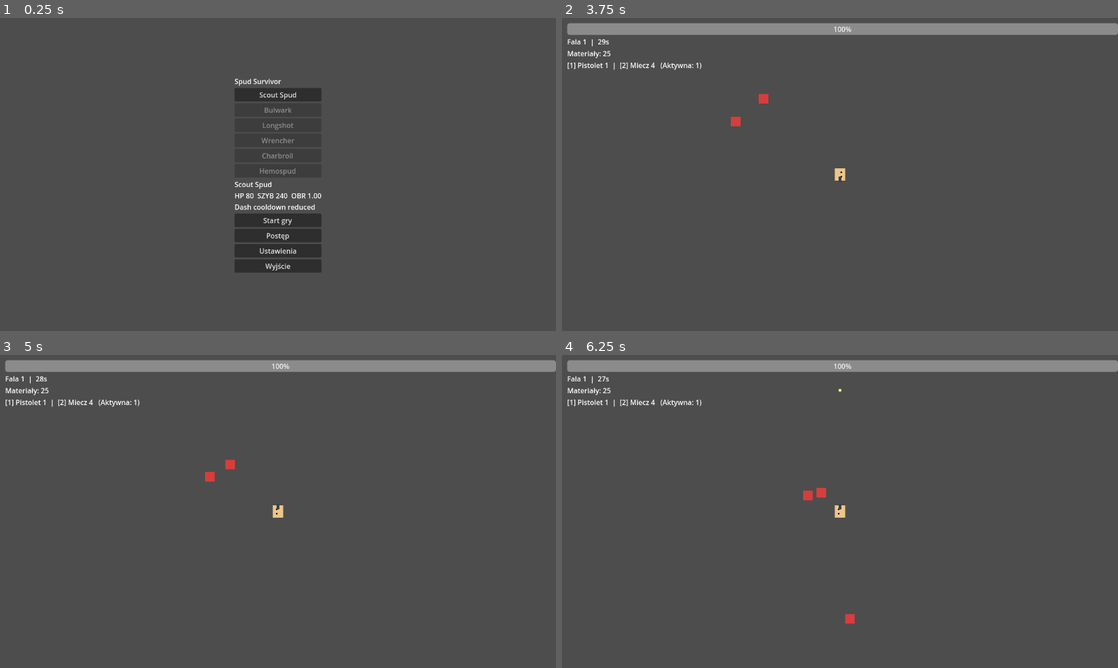
Above: before the commit, frames 1-4 (two rows, left to right).
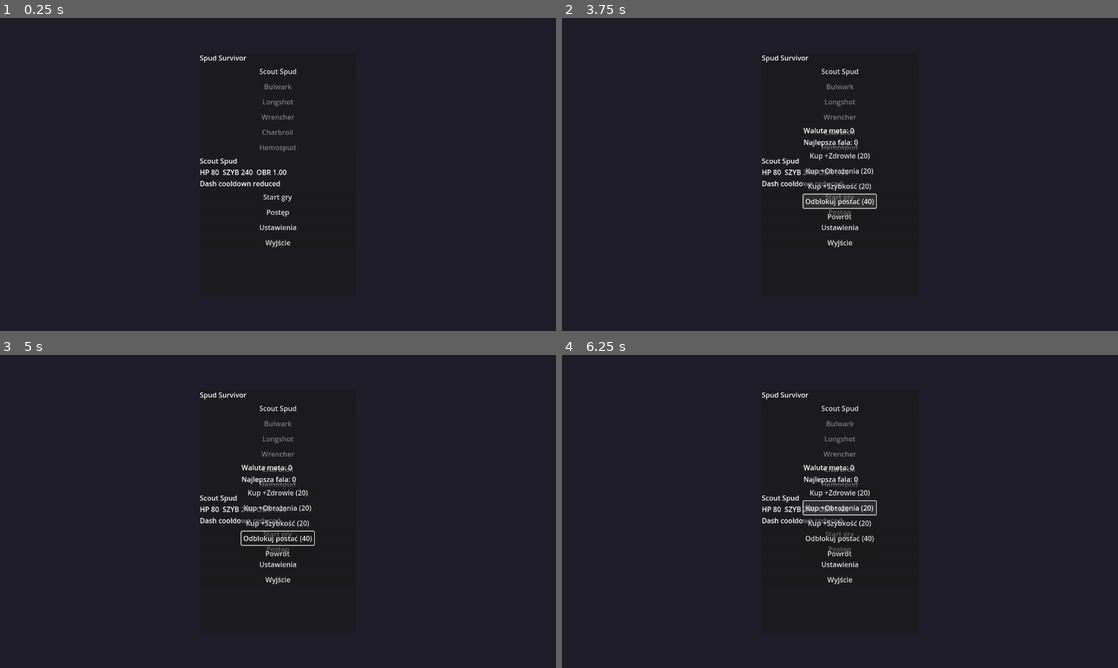
Above: after the commit, the same moments.

Repository: RavGGG/Gra
Game: Godot game, scene res://scenes/MainMenu.tscn
The game is run twice, just before and just after one commit, with the same random seed, the same clock (stepped at 60 frames per second) and the same inputs.
Inputs (mouse positions are in pixels of both pictures, inside the frame that each line leads up to):
- Up to frame 1 (0.25 s): no input
- Up to frame 2 (3.75 s): click "Postęp" at 0.5 s; click "Ustawienia" at 1.25 s; click "Wyjście" at 2 s; click "Start gry" at 2.75 s; click "Start gry" at 3.5 s
- Up to frame 3 (5 s): click (278, 408) at 4.25 s, where only the run after the commit has a clickable "Scout Spud"
- Up to frame 4 (6.25 s): click (840, 492) at 5 s, where only the run after the commit has a clickable "Kup +Zdrowie (20)"; click (840, 508) at 5.75 s, where only the run after the commit has a clickable "Kup +Obrażenia (20)"

The runs differ from the first frame. In frame 1, 97% of the frame differs, in the area x 0-100%, y 0-100%; in frame 2, 99%; in frame 3, 99%; in frame 4, 99%.

Commit message:
Stabilize shop flow, add ranged enemies, recoil, and visual redesign

Diff:
--- /dev/null
+++ b/scenes/EnemyProjectile.tscn
@@ -0,0 +1,19 @@
+[gd_scene load_steps=3 format=3]
+
+[ext_resource type="Script" path="res://scripts/EnemyProjectile.gd" id="1"]
+[sub_resource type="CircleShape2D" id="1"]
+radius = 4.0
+
+[node name="EnemyProjectile" type="Area2D"]
+collision_layer = 8
+collision_mask = 1
+script = ExtResource("1")
+
+[node name="Body" type="Polygon2D" parent="."]
+polygon = PackedVector2Array(-3, -3, 3, -3, 3, 3, -3, 3)
+color = Color(1, 0.35, 0.35, 1)
+
+[node name="CollisionShape2D" type="CollisionShape2D" parent="."]
+shape = SubResource("1")
+
+[connection signal="body_entered" from="." to="." method="_on_body_entered"]
--- a/scenes/Game.tscn
+++ b/scenes/Game.tscn
@@ -7,6 +7,23 @@
 
 [node name="Game" type="Node2D"]
 script = ExtResource("1")
+
+
+[node name="MapBG" type="ColorRect" parent="."]
+layout_mode = 1
+anchors_preset = 15
+anchor_right = 1.0
+anchor_bottom = 1.0
+grow_horizontal = 2
+grow_vertical = 2
+color = Color(0.08, 0.09, 0.1, 1)
+
+[node name="ArenaPlate" type="ColorRect" parent="."]
+offset_left = 80.0
+offset_top = 60.0
+offset_right = 1200.0
+offset_bottom = 660.0
+color = Color(0.11, 0.15, 0.19, 1)
 
 [node name="Player" parent="." instance=ExtResource("2")]
 position = Vector2(640, 360)
--- a/scenes/MainMenu.tscn
+++ b/scenes/MainMenu.tscn
@@ -11,6 +11,15 @@
 grow_vertical = 2
 script = ExtResource("1")
 
+[node name="BG" type="ColorRect" parent="."]
+layout_mode = 1
+anchors_preset = 15
+anchor_right = 1.0
+anchor_bottom = 1.0
+grow_horizontal = 2
+grow_vertical = 2
+color = Color(0.12, 0.11, 0.16, 1)
+
 [node name="Center" type="CenterContainer" parent="."]
 layout_mode = 1
 anchors_preset = 15
@@ -19,37 +28,41 @@
 grow_horizontal = 2
 grow_vertical = 2
 
-[node name="VBox" type="VBoxContainer" parent="Center"]
+[node name="Card" type="PanelContainer" parent="Center"]
+layout_mode = 2
+custom_minimum_size = Vector2(360, 560)
+
+[node name="VBox" type="VBoxContainer" parent="Center/Card"]
 layout_mode = 2
 
-[node name="Title" type="Label" parent="Center/VBox"]
+[node name="Title" type="Label" parent="Center/Card/VBox"]
 layout_mode = 2
 text = "Spud Survivor"
 
-[node name="CharacterList" type="VBoxContainer" parent="Center/VBox"]
+[node name="CharacterList" type="VBoxContainer" parent="Center/Card/VBox"]
 layout_mode = 2
 
-[node name="Details" type="Label" parent="Center/VBox"]
+[node name="Details" type="Label" parent="Center/Card/VBox"]
 layout_mode = 2
 text = ""
 
-[node name="Start" type="Button" parent="Center/VBox"]
+[node name="Start" type="Button" parent="Center/Card/VBox"]
 layout_mode = 2
 text = "Start gry"
 
-[node name="Unlocks" type="Button" parent="Center/VBox"]
+[node name="Unlocks" type="Button" parent="Center/Card/VBox"]
 layout_mode = 2
 text = "Postęp"
 
-[node name="Settings" type="Button" parent="Center/VBox"]
+[node name="Settings" type="Button" parent="Center/Card/VBox"]
 layout_mode = 2
 text = "Ustawienia"
 
-[node name="Quit" type="Button" parent="Center/VBox"]
+[node name="Quit" type="Button" parent="Center/Card/VBox"]
 layout_mode = 2
 text = "Wyjście"
 
-[connection signal="pressed" from="Center/VBox/Start" to="." method="_on_start_pressed"]
-[connection signal="pressed" from="Center/VBox/Unlocks" to="." method="_on_unlocks_pressed"]
-[connection signal="pressed" from="Center/VBox/Settings" to="." method="_on_settings_pressed"]
-[connection signal="pressed" from="Center/VBox/Quit" to="." method="_on_quit_pressed"]
+[connection signal="pressed" from="Center/Card/VBox/Start" to="." method="_on_start_pressed"]
+[connection signal="pressed" from="Center/Card/VBox/Unlocks" to="." method="_on_unlocks_pressed"]
+[connection signal="pressed" from="Center/Card/VBox/Settings" to="." method="_on_settings_pressed"]
+[connection signal="pressed" from="Center/Card/VBox/Quit" to="." method="_on_quit_pressed"]
--- a/scenes/ShopPanel.tscn
+++ b/scenes/ShopPanel.tscn
@@ -70,10 +70,11 @@
 
 [node name="Tooltip" type="PanelContainer" parent="."]
 visible = false
-offset_left = 560.0
-offset_top = 140.0
+mouse_filter = 2
+offset_left = 520.0
+offset_top = 160.0
 offset_right = 790.0
-offset_bottom = 290.0
+offset_bottom = 350.0
 
 [node name="Label" type="Label" parent="Tooltip"]
 layout_mode = 2
--- a/scripts/Enemy.gd
+++ b/scripts/Enemy.gd
@@ -8,6 +8,7 @@
 var hp := 20.0
 var player: Node2D
 var attack_cooldown := 0.0
+var shoot_cooldown := 0.0
 
 func _ready() -> void:
 	hp = max_hp
@@ -18,9 +19,11 @@
 	if not is_instance_valid(player):
 		return
 	attack_cooldown = max(0.0, attack_cooldown - delta)
+	shoot_cooldown = max(0.0, shoot_cooldown - delta)
 
-	var desired = (player.global_position - global_position).normalized()
-	# Lekkie rozpychanie stada, aby wróg nie blokował całkiem ruchu gracza.
+	var to_player = player.global_position - global_position
+	var desired = to_player.normalized()
+
 	for other in get_tree().get_nodes_in_group("enemies"):
 		if other == self:
 			continue
@@ -29,12 +32,27 @@
 		if dist > 0.0 and dist < 26.0:
 			desired += offset.normalized() * (26.0 - dist) * 0.05
 
-	velocity = desired.normalized() * speed
+	if enemy_type == "shooter" and to_player.length() < 180.0:
+		velocity = desired.normalized() * speed * 0.55
+	else:
+		velocity = desired.normalized() * speed
 	move_and_slide()
 
-	if global_position.distance_to(player.global_position) < 24.0 and attack_cooldown <= 0.0:
+	if enemy_type == "shooter":
+		_try_shoot(to_player)
+	elif to_player.length() < 24.0 and attack_cooldown <= 0.0:
 		player.take_damage(contact_damage)
-		attack_cooldown = 0.45
+		attack_cooldown = 0.5
+
+func _try_shoot(to_player: Vector2) -> void:
+	if shoot_cooldown > 0.0 or to_player.length() > 420.0:
+		return
+	var p = preload("res://scenes/EnemyProjectile.tscn").instantiate()
+	p.global_position = global_position
+	p.direction = to_player.normalized()
+	p.damage = contact_damage * 0.8
+	get_tree().current_scene.call_deferred("add_child", p)
+	shoot_cooldown = 1.2
 
 func _setup_type_visuals_and_stats() -> void:
 	match enemy_type:
@@ -46,10 +64,16 @@
 			$Body.polygon = PackedVector2Array([Vector2(-10, -7), Vector2(12, 0), Vector2(-10, 7)])
 		"tank":
 			speed *= 0.75
-			max_hp *= 1.8
-			contact_damage *= 1.3
+			max_hp *= 1.9
+			contact_damage *= 1.35
 			$Body.color = Color(0.55, 0.2, 0.75)
 			$Body.polygon = PackedVector2Array([Vector2(-13,-13), Vector2(13,-13), Vector2(13,13), Vector2(-13,13)])
+		"shooter":
+			speed *= 0.95
+			max_hp *= 0.9
+			contact_damage *= 1.0
+			$Body.color = Color(0.25, 0.8, 0.95)
+			$Body.polygon = PackedVector2Array([Vector2(-12,-9), Vector2(11,-9), Vector2(12,0), Vector2(11,9), Vector2(-12,9), Vector2(-8,0)])
 		_:
 			$Body.color = Color(0.85, 0.24, 0.24)
 			$Body.polygon = PackedVector2Array([Vector2(-11,-11), Vector2(11,-11), Vector2(11,11), Vector2(-11,11)])
@@ -60,7 +84,7 @@
 	if attacker and attacker.has_method("on_dealt_damage"):
 		attacker.on_dealt_damage(dmg)
 	if hp <= 0:
-		if randf() < 0.6:
+		if randf() < 0.65:
 			var pickup = preload("res://scenes/Pickup.tscn").instantiate()
 			pickup.global_position = global_position
 			get_tree().current_scene.call_deferred("add_child", pickup)
--- /dev/null
+++ b/scripts/EnemyProjectile.gd
@@ -0,0 +1,15 @@
+extends Area2D
+
+var direction := Vector2.RIGHT
+var speed := 340.0
+var damage := 5.0
+
+func _process(delta: float) -> void:
+	global_position += direction * speed * delta
+	if global_position.x < -120 or global_position.x > 3000 or global_position.y < -120 or global_position.y > 2000:
+		queue_free()
+
+func _on_body_entered(body: Node2D) -> void:
+	if body.is_in_group("player"):
+		body.take_damage(damage)
+		queue_free()
--- a/scripts/Game.gd
+++ b/scripts/Game.gd
@@ -67,11 +67,11 @@
 	time_left = 28.0 + wave * 1.5
 	hud.update_wave(wave, time_left)
 
-	var start_count = 2 + int(wave / 4)
+	var start_count = 1 + int(wave / 5)
 	for i in start_count:
 		_spawn_enemy_near_player(260.0 + i * 22.0)
 
-	spawn_timer.wait_time = max(0.9, 2.0 - wave * 0.04)
+	spawn_timer.wait_time = max(1.15, 2.4 - wave * 0.03)
 	spawn_timer.start()
 	wave_timer.start(time_left)
 
@@ -89,9 +89,11 @@
 
 func _pick_enemy_type() -> String:
 	var roll = randf()
-	if wave >= 5 and roll < 0.18:
+	if wave >= 7 and roll < 0.12:
 		return "tank"
-	if wave >= 3 and roll < 0.45:
+	if wave >= 4 and roll < 0.27:
+		return "shooter"
+	if wave >= 3 and roll < 0.48:
 		return "runner"
 	return "grunt"
 
@@ -111,7 +113,7 @@
 func _on_spawn_timer_timeout() -> void:
 	if paused_for_shop:
 		return
-	var spawn_count = 1 + int(wave / 8)
+	var spawn_count = 1 + int(wave / 12)
 	for i in spawn_count:
 		_spawn_enemy_near_player(300.0 + i * 18.0)
 
--- a/scripts/MainMenu.gd
+++ b/scripts/MainMenu.gd
@@ -1,7 +1,7 @@
 extends Control
 
-@onready var char_list = $Center/VBox/CharacterList
-@onready var details = $Center/VBox/Details
+@onready var char_list = $Center/Card/VBox/CharacterList
+@onready var details = $Center/Card/VBox/Details
 
 func _ready() -> void:
 	for c in char_list.get_children():
--- a/scripts/Player.gd
+++ b/scripts/Player.gd
@@ -70,12 +70,14 @@
 	fire_timer.start(max(0.05, current_weapon["rate"] + item_mods["fire_rate"]))
 
 	if current_weapon["type"] == "melee":
+		_apply_recoil(3.0)
 		_slash_effect(current_weapon)
 		for body in get_tree().get_nodes_in_group("enemies"):
 			if global_position.distance_to(body.global_position) < current_weapon.get("range", 60.0):
 				body.take_hit(_weapon_damage(current_weapon), self)
 		return
 
+	_apply_recoil(6.0 if current_weapon.get("style", "") != "rifle" else 2.0)
 	var projectile = preload("res://scenes/Projectile.tscn").instantiate()
 	projectile.global_position = global_position
 	projectile.direction = (get_global_mouse_position() - global_position).normalized()
@@ -99,6 +101,13 @@
 	await get_tree().create_timer(0.08).timeout
 	slash.queue_free()
 
+
+func _apply_recoil(amount: float) -> void:
+	var dir = (get_global_mouse_position() - global_position).normalized()
+	global_position -= dir * amount
+	global_position.x = clamp(global_position.x, 24.0, 1256.0)
+	global_position.y = clamp(global_position.y, 24.0, 696.0)
+
 func _update_weapon_visual() -> void:
 	var w = get_current_weapon()
 	if w.is_empty():
@@ -119,6 +128,9 @@
 		"sword":
 			weapon_visual.polygon = PackedVector2Array([Vector2(4, -2), Vector2(24, -1), Vector2(24, 1), Vector2(4, 2)])
 			weapon_visual.color = Color(0.8, 0.8, 0.95)
+		"spear":
+			weapon_visual.polygon = PackedVector2Array([Vector2(2, -1), Vector2(26, -1), Vector2(30, 0), Vector2(26, 1), Vector2(2, 1)])
+			weapon_visual.color = Color(0.75, 0.75, 0.82)
 		_:
 			weapon_visual.polygon = PackedVector2Array([Vector2(5, -3), Vector2(18, -3), Vector2(18, 3), Vector2(5, 3)])
 			weapon_visual.color = Color(0.3, 0.3, 0.3)
--- a/scripts/ShopPanel.gd
+++ b/scripts/ShopPanel.gd
@@ -9,7 +9,6 @@
 var spent := 0
 var player_ref: Node = null
 var selected_weapon_offer: Dictionary = {}
-var weapon_purchase_slot := 0
 
 @onready var offers_list = $VBox/Offers
 @onready var wallet_label = $VBox/Wallet
@@ -17,8 +16,6 @@
 @onready var popup_label = $Tooltip/Label
 @onready var slot1_name = $VBox/WeaponRow/Slot1Name
 @onready var slot2_name = $VBox/WeaponRow/Slot2Name
-@onready var buy_slot1 = $VBox/WeaponRow/BuyTo1
-@onready var buy_slot2 = $VBox/WeaponRow/BuyTo2
 
 func build_offers(current_credits: int, player_node: Node) -> void:
 	budget = current_credits
@@ -32,39 +29,46 @@
 
 	for c in offers_list.get_children():
 		c.queue_free()
-	offers.append(ContentDB.random_weapon())
+	offers.append(ContentDB.random_weapon().duplicate(true))
 	for i in 3:
-		offers.append(ContentDB.random_item())
+		offers.append(ContentDB.random_item().duplicate(true))
 	for slot in $VBox/Inventory.get_children():
 		slot.set_item({})
-	for offer in offers:
+
+	for i in offers.size():
 		var btn = Button.new()
-		btn.text = "%s (%d)" % [offer["name"], offer["price"]]
-		btn.mouse_entered.connect(_on_offer_hover.bind(offer, btn))
-		btn.mouse_exited.connect(_on_offer_unhover)
-		btn.focus_entered.connect(_on_offer_hover.bind(offer, btn))
-		btn.pressed.connect(_on_offer_pressed.bind(offer))
+		btn.text = _offer_button_text(i)
+		btn.mouse_entered.connect(_on_offer_hover.bind(i))
+		btn.focus_entered.connect(_on_offer_hover.bind(i))
+		btn.pressed.connect(_on_offer_pressed.bind(i))
 		offers_list.add_child(btn)
+
 	_refresh_weapon_row()
 	_update_wallet()
+
+func _offer_button_text(index: int) -> String:
+	if index < 0 or index >= offers.size():
+		return "---"
+	return "%s (%d)" % [offers[index]["name"], offers[index]["price"]]
 
 func _describe_offer(offer: Dictionary) -> String:
 	if offer.has("type"):
 		return "Broń: %s\nTyp: %s\nObrażenia: %.1f\nSzybkostrzelność: %.2fs\n%s" % [offer["name"], offer["type"], offer.get(" …(194 unchanged characters)…
 	return "Przedmiot: %s\nEfekt: %+0.2f do %s\nCena rośnie po zakupie." % [offer["name"], float(offer.get("value", 0.0)), offer.get("stat", "unknown")]
 
-func _on_offer_hover(offer: Dictionary, btn: Control) -> void:
-	popup_label.text = _describe_offer(offer)
+func _on_offer_hover(index: int) -> void:
+	if index < 0 or index >= offers.size():
+		return
+	popup_label.text = _describe_offer(offers[index])
 	popup_panel.visible = true
-	popup_panel.global_position = btn.get_screen_position() + Vector2(btn.size.x + 16.0, -10.0)
 
-func _on_offer_unhover() -> void:
-	popup_panel.visible = false
-
-func _on_offer_pressed(offer: Dictionary) -> void:
+func _on_offer_pressed(index: int) -> void:
+	if index < 0 or index >= offers.size():
+		return
+	var offer = offers[index]
 	if offer.has("type"):
-		selected_weapon_offer = offer
-		popup_label.text = _describe_offer(offer) + "\n\nWybierz slot 1/2 przyciskami obok."
+		selected_weapon_offer = offer.duplicate(true)
+		popup_label.text = _describe_offer(offer) + "\n\nKliknij 'Kup do slotu 1' lub 'Kup do slotu 2'."
 		popup_panel.visible = true
 		return
 
@@ -76,35 +80,31 @@
 		if slot.item.is_empty():
 			slot.set_item(offer)
 			break
-	offer["price"] = int(ceil(float(offer["price"]) * 1.2))
+	offers[index]["price"] = int(ceil(float(offers[index]["price"]) * 1.2))
 	_refresh_offer_buttons()
 	_update_wallet()
 
 func _refresh_offer_buttons() -> void:
-	var i := 0
-	for btn in offers_list.get_children():
-		if btn is Button and i < offers.size():
-			btn.text = "%s (%d)" % [offers[i]["name"], offers[i]["price"]]
-		i += 1
+	for i in offers_list.get_child_count():
+		var btn = offers_list.get_child(i)
+		if btn is Button:
+			btn.text = _offer_button_text(i)
 
 func _on_buy_to_1_pressed() -> void:
-	weapon_purchase_slot = 0
-	_buy_selected_weapon()
+	_buy_selected_weapon(0)
 
 func _on_buy_to_2_pressed() -> void:
-	weapon_purchase_slot = 1
-	_buy_selected_weapon()
+	_buy_selected_weapon(1)
 
-func _buy_selected_weapon() -> void:
+func _buy_selected_weapon(slot_index: int) -> void:
 	if selected_weapon_offer.is_empty() or player_ref == null:
 		return
 	var price = int(selected_weapon_offer.get("price", 0))
 	if spent + price > budget:
 		return
 	spent += price
-	player_ref.set_weapon_slot(weapon_purchase_slot, selected_weapon_offer)
-	selected_weapon_offer["price"] = int(ceil(float(selected_weapon_offer["price"]) * 1.25))
-	_refresh_offer_buttons()
+	player_ref.set_weapon_slot(slot_index, selected_weapon_offer)
+	selected_weapon_offer = {}
 	_refresh_weapon_row()
 	_update_wallet()
 
